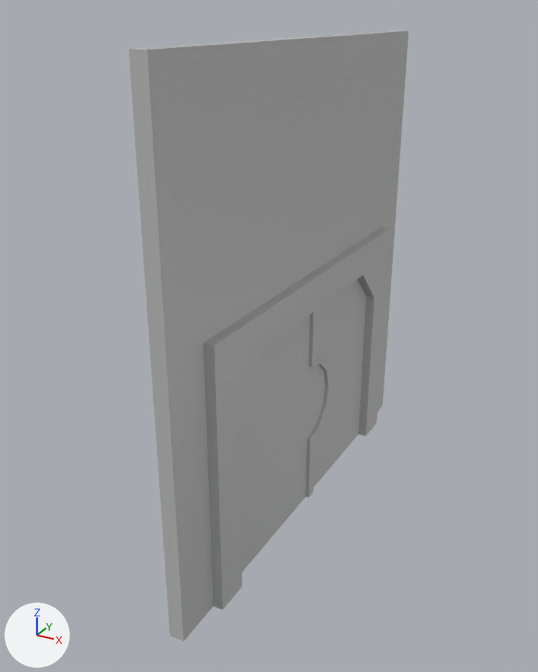
The FBX model Isolated Control/Assets/Meshes/SM_door.fbx as it was, and as the next commit left it.
Rendered twice from a 50 mm camera at (3.27, -9.08, 5.24) aimed at (-0.17, -2.82, 2.11). Arrows for +X, +Y and +Z are at lower left; the lights stay in place. Where no turn or scale is listed for an object, it has been applied to the vertices.

Script lines for the objects in view, before the commit:
```python
me_mesh = bpy.data.meshes.new('Mesh')
me_mesh.from_pydata(...)  # 24 vertices, 22 faces; spans x 0.0..0.15, y -5.0..0.0, z 0.0..5.0
me_mesh.materials.append(mat_lambert1)  # grey #bcbcbc
me_mesh_001 = bpy.data.meshes.new('Mesh.001')
me_mesh_001.from_pydata(...)  # 24 vertices, 22 faces; spans x -0.12..0.25, y -4.5..-0.5, z 0.0..2.76
me_mesh_001.materials.append(mat_lambert1)  # grey #bcbcbc
me_mesh_002 = bpy.data.meshes.new('Mesh.002')
me_mesh_002.from_pydata(...)  # 98 vertices, 98 faces; spans x -0.04..0.19, y -2.56..-0.5, z 0.0..2.5
me_mesh_002.materials.append(mat_lambert1)  # grey #bcbcbc
me_mesh_003 = bpy.data.meshes.new('Mesh.003')
me_mesh_003.from_pydata(...)  # 32 vertices, 36 faces; spans x 0.0..0.15, y -4.51..-2.05, z 0.0..2.5
me_mesh_003.materials.append(mat_lambert1)  # grey #bcbcbc
ob_doorframe = bpy.data.objects.new('doorFrame', me_mesh_001)
ob_doorframe.location = (0.0, 0.0, 0.0)
ob_doortile = bpy.data.objects.new('doorTile', me_mesh)
ob_doortile.location = (0.0, 0.0, 0.0)
ob_leftside = bpy.data.objects.new('leftSide', me_mesh_003)
ob_leftside.location = (0.0, 0.0, 0.0)
ob_rightside = bpy.data.objects.new('rightSide', me_mesh_002)
ob_rightside.location = (0.0, 0.0, 0.0)
```
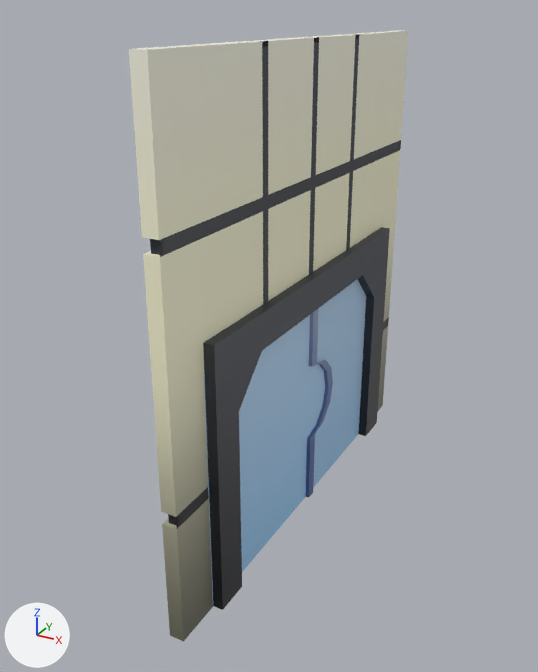
Boxes (x1, y1, x2, y2) around the edits, measured in the pictures (538 x 672 px):
'doorFrame', recoloured: (203, 227, 390, 610) in both
'leftSide', recoloured, surface changed (grey to blue): (204, 315, 325, 598) in both
'rightSide', recoloured (grey to blue): (306, 279, 366, 498) in both
part 2 of me_mesh, added: after (129, 31, 409, 411)
part 3 of me_mesh, added: after (153, 373, 213, 642)
part 4 of me_mesh, recoloured: (138, 31, 400, 50) in both

The change in detail:
Picture 'baseColour_.tga' (img_basecolour__tga) is new.
Material 'M_Base' (mat_m_base) is new.
Its texture is img_basecolour__tga.
me_mesh_002 has 98 vertices, 98 faces and spans x -0.04..0.19, y -2.56..-0.5, z 0.0..2.5.
me_mesh_002 no longer uses material mat_lambert1 (grey #bcbcbc).
me_mesh_002 now uses material mat_m_base (picture img_basecolour__tga).
me_mesh_001 has 24 vertices, 22 faces and spans x -0.12..0.25, y -4.5..-0.5, z 0.0..2.76.
me_mesh_001 no longer uses material mat_lambert1 (grey #bcbcbc).
me_mesh_001 now uses material mat_m_base (picture img_basecolour__tga).
me_mesh is used by ob_doortile; location (0.0, 0.0, 0.0).
me_mesh had 24 vertices, 22 faces and spanned x 0.0..0.15, y -5.0..0.0, z 0.0..5.0.
me_mesh now has 168 vertices, 166 faces and spans x 0.0..0.15, y -5.0..0.0, z 0.0..5.0.
me_mesh part 2: 128 vertices added at x 0.0..0.15, y -5.0..0.0, z 1.25..5.0.
me_mesh part 3: 16 vertices added at x 0.0..0.15, y -5.0..-4.51, z 1.25..1.38.
me_mesh part 4: 4 faces spanning x 0.0..0.15, y -5.0..0.0, z 0.0..5.0 switch from mat_lambert1 (grey #bcbcbc) to mat_m_base (picture img_basecolour__tga).
me_mesh_003 has 32 vertices, 36 faces and spans x 0.0..0.15, y -4.51..-2.05, z 0.0..2.5.
me_mesh_003 is used by ob_leftside; location (0.0, 0.0, 0.0).
me_mesh_003 no longer uses material mat_lambert1 (grey #bcbcbc).
me_mesh_003 part 1: texture (UV) coordinates of 36 of 36 faces, centred in x 0.0..0.15, y -4.51..-2.08, z 0.0..2.5, changed; they spanned u 0.25..0.75, v 0.12..0.6 and now span u 0.31..0.31, v 0.87..0.99.
me_mesh_003 now uses material mat_m_base (picture img_basecolour__tga).
